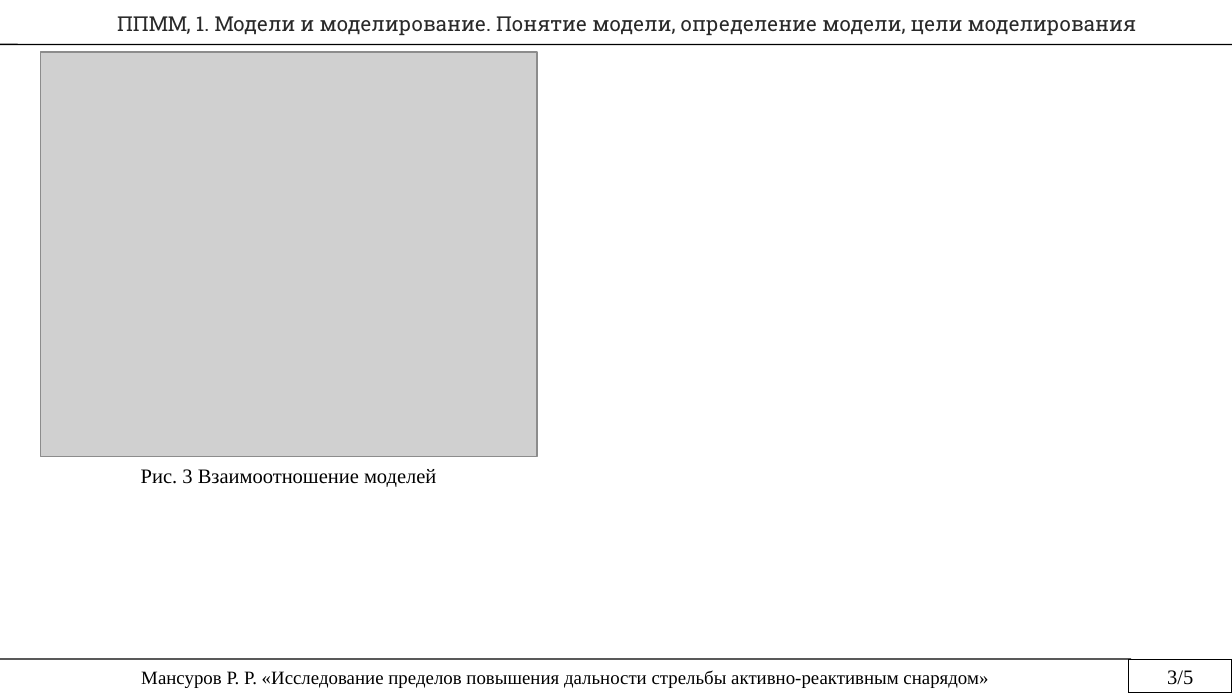
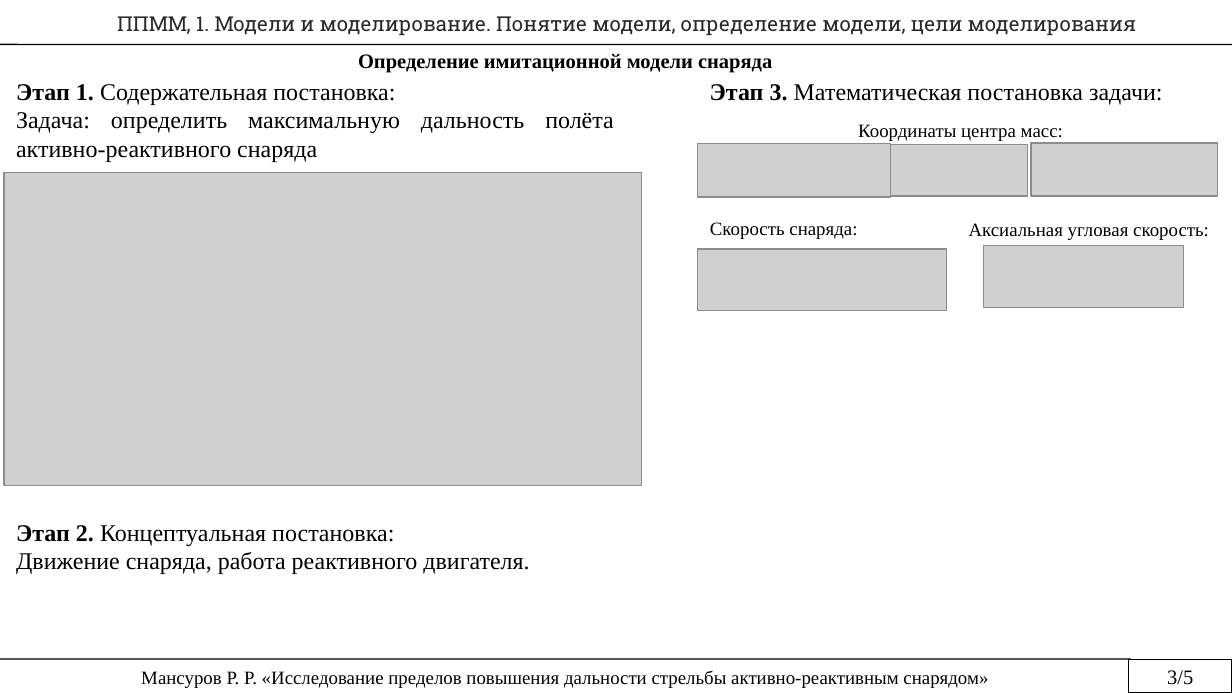
Before and after one commit to rustam-mansurov/cats, a slide deck: slide 3 of Госы/Домашнее задание Мансуров.pptx. Drawn at 1232x693 pixels with LibreOffice and Linux fonts; fonts in the diff are those of the drawing; grey boxes stand for pictures. Boxes give left, top, right and bottom in pixels: in the first picture for what was removed or moved away, otherwise in the second. Text is boxed around its words. In the diff, an @@ line names an element or a change of style, - is before the commit and + after.

```diff
--- a/Госы/Домашнее задание Мансуров.pptx
+++ b/Госы/Домашнее задание Мансуров.pptx
@@ text added at (x1=358, y1=54, x2=772, y2=73), 12 pt, text #000000, bold @@
+Определение имитационной модели снаряда
@@ text added at (x1=16, y1=84, x2=614, y2=162), 14 pt, text #000000 @@
+Этап 1. Содержательная постановка:
+Задача: определить максимальную дальность полёта активно-реактивного снаряда
@@ text added at (x1=710, y1=84, x2=1163, y2=105), 14 pt, text #000000 @@
+Этап 3. Математическая постановка задачи:
@@ picture added at (x1=697, y1=144, x2=891, y2=197) @@
@@ text added at (x1=858, y1=124, x2=1063, y2=141), 11 pt, text #000000 @@
+Координаты центра масс:
@@ picture added at (x1=891, y1=144, x2=1027, y2=196) @@
@@ picture added at (x1=1031, y1=143, x2=1217, y2=196) @@
@@ picture resized from (x1=41, y1=52, x2=537, y2=457) to (x1=4, y1=172, x2=642, y2=487) @@
@@ text added at (x1=710, y1=222, x2=857, y2=239), 11 pt, text #000000 @@
+Скорость снаряда:
@@ text added at (x1=969, y1=223, x2=1209, y2=240), 11 pt, text #000000 @@
+Аксиальная угловая скорость:
@@ picture added at (x1=697, y1=249, x2=946, y2=310) @@
@@ picture added at (x1=984, y1=245, x2=1184, y2=307) @@
@@ text removed at (x1=141, y1=469, x2=436, y2=487) @@
-Рис. 3 Взаимоотношение моделей
@@ text added at (x1=16, y1=525, x2=529, y2=574), 14 pt, text #000000 @@
+Этап 2. Концептуальная постановка:
+Движение снаряда, работа реактивного двигателя.
```
Also in this commit, not shown: 1 other slide changed, 1 slide added.
